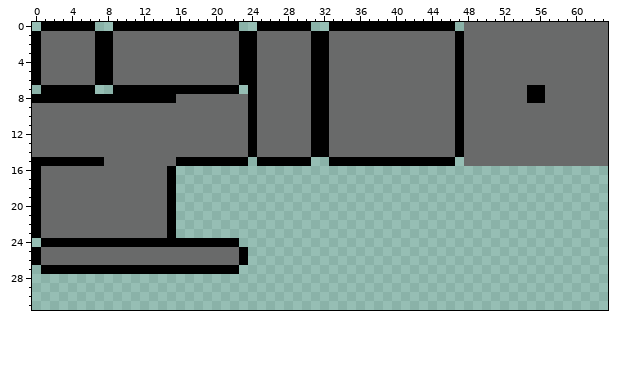
Two versions of one pixel-art file, files/prototype-tileset.aseprite. Above: the version before the commit.
64x32 pixels, 1 frame.
And afterwards:
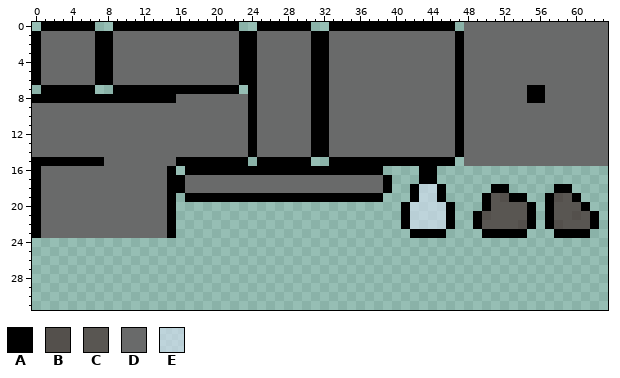
Palette (. is transparent): A #000000  B #54504c  C #595652  D #696a6a  E #dae3f697
From old to new:
y 16: x 17..38 ...................... -> AAAAAAAAAAAAAAAAAAAAAA; x 43..44 .. -> AA
y 17: x 16..39 ........................ -> ADDDDDDDDDDDDDDDDDDDDDDA; x 43..44 .. -> AA
y 18: x 16..39 ........................ -> ADDDDDDDDDDDDDDDDDDDDDDA; x 42..45 .... -> AEEA; x 51..52 .. -> AA; x 58..59 .. -> AA
y 19: x 17..38 ...................... -> AAAAAAAAAAAAAAAAAAAAAA; x 42..45 .... -> AEEA; x 50..54 ..... -> ACBAA; x 57..60 .... -> ABCA
y 20: x 41..46 ...... -> AEEEEA; x 50..55 ...... -> ACCCCA; x 57..61 ..... -> ACCCA
y 21: x 41..46 ...... -> AEEEEA; x 49..55 ....... -> ABCCCCA; x 57..62 ...... -> ACCBCA
y 22: x 41..46 ...... -> AEEEEA; x 49..55 ....... -> ACCCCBA; x 57..62 ...... -> ABCCCA
y 23: x 42..45 .... -> AAAA; x 50..54 ..... -> AAAAA; x 58..61 .... -> AAAA
y 24: x 1..22 AAAAAAAAAAAAAAAAAAAAAA -> ......................
y 25..26: x 0..23 ADDDDDDDDDDDDDDDDDDDDDDA -> ........................
y 27: x 1..22 AAAAAAAAAAAAAAAAAAAAAA -> ......................
